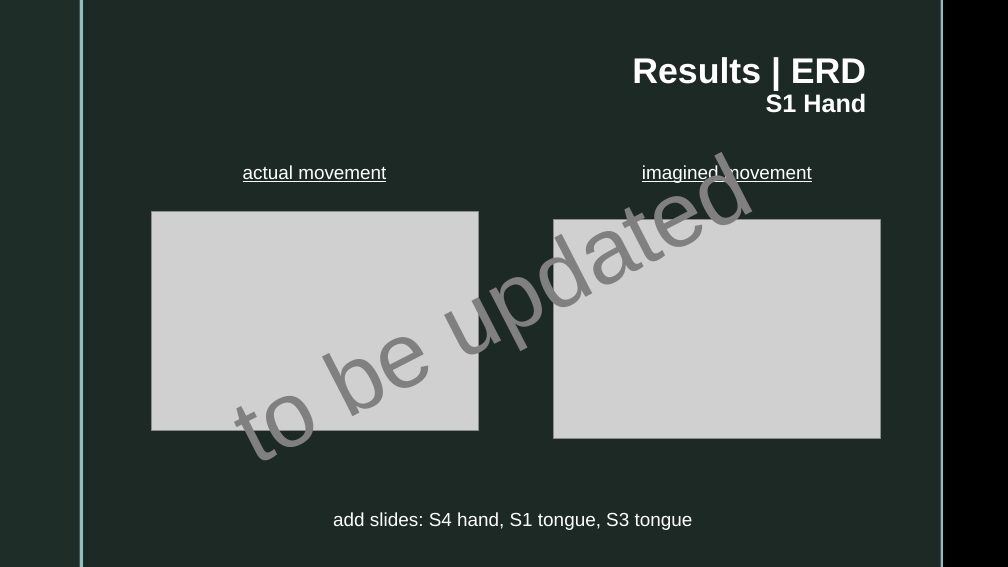
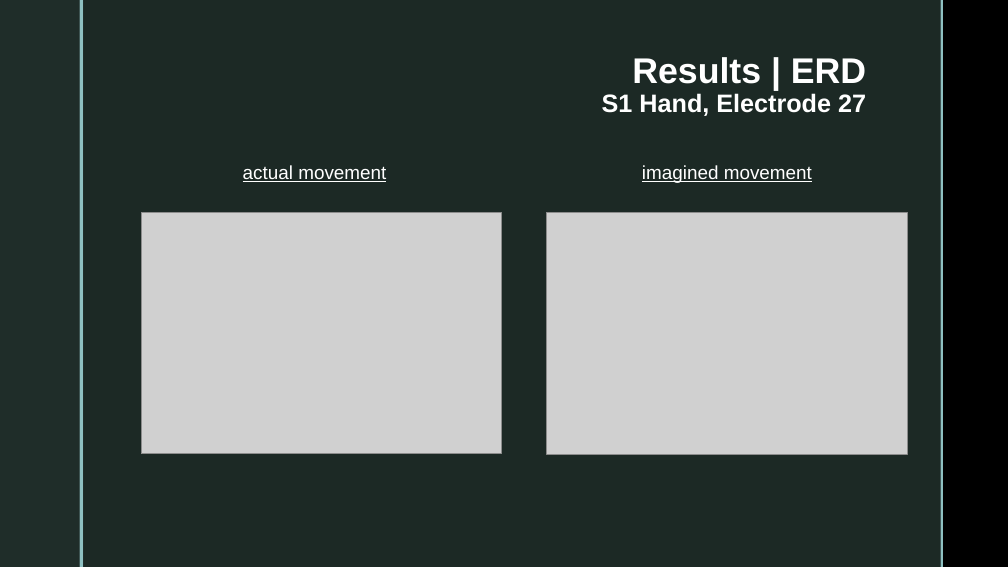
Before and after one commit to jessb0t/motorImagery, a slide deck: slide 8 of presentation.pptx. Drawn at 1008x567 pixels with LibreOffice and Linux fonts; fonts in the diff are those of the drawing; grey boxes stand for pictures; background and template pictures are left out. Boxes give left, top, right and bottom in pixels: in the first picture for what was removed or moved away, otherwise in the second. Text is boxed around its words. In the diff, an @@ line names an element or a change of style, - is before the commit and + after.

```diff
--- a/presentation.pptx
+++ b/presentation.pptx
@@ title at [602,57,866,116]: text changed; size 34 to 24 pt @@
-Results | ERD
-S1 Hand
+Results | ERD
+S1 Hand, Electrode 27
@@ text removed at [188,111,792,500] @@
-to be updated
@@ picture: place and size @@
-picture at [151,212,478,431]
+picture at [141,212,502,454]
@@ picture: place and size @@
-picture at [554,220,880,439]
+picture at [547,212,907,454]
@@ text removed at [333,512,693,530] @@
-add slides: S4 hand, S1 tongue, S3 tongue
```
Also in this commit, not shown: 5 other slides changed, 5 slides added, 1 slide removed, 3 other files.
